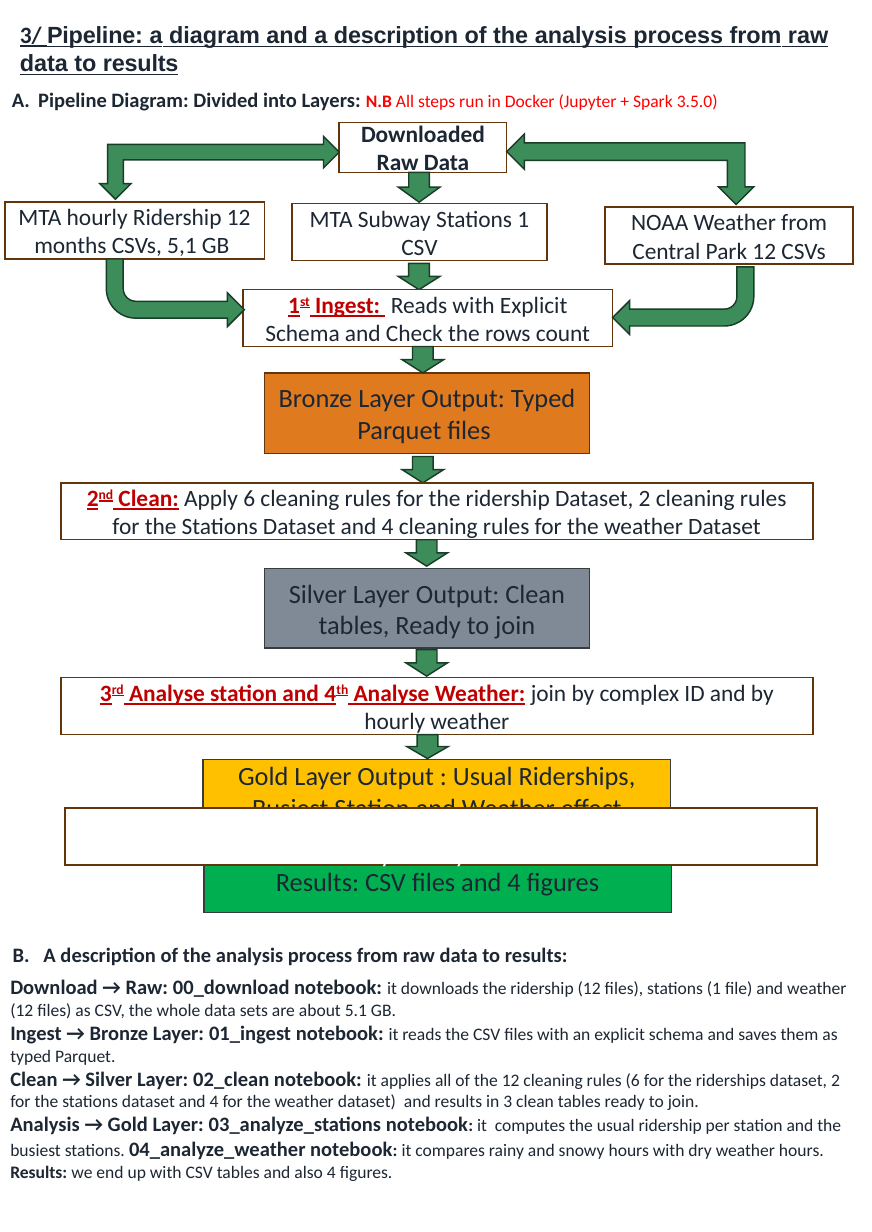
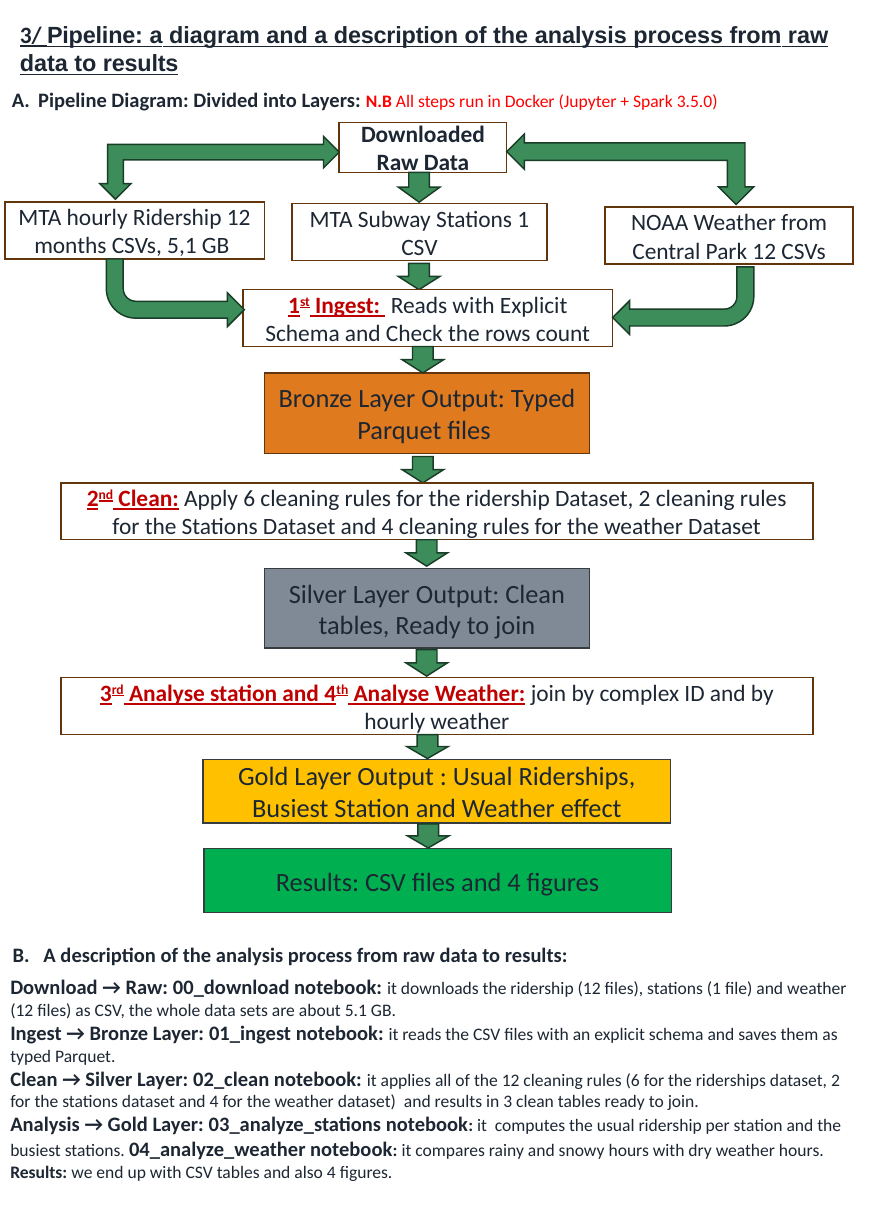
Before and after one commit to oussama-sbaa1/DPA_Project_NYC_SUBWAY, a slide deck: slide 2 of report/NYC_Subway_Part1_Delivrable_Report_V2.pptx. Drawn at 872x1232 pixels with LibreOffice and Linux fonts; fonts in the diff are those of the drawing. Boxes give left, top, right and bottom in pixels: in the first picture for what was removed or moved away, otherwise in the second. Text is boxed around its words. In the diff, an @@ line names an element or a change of style, - is before the commit and + after.

```diff
--- a/report/NYC_Subway_Part1_Delivrable_Report_V2.pptx
+++ b/report/NYC_Subway_Part1_Delivrable_Report_V2.pptx
@@ rectangle removed at (65, 809, 817, 866) @@
-3rd Analyse station and 4th Analyse Weather: join by complex ID and by hourly weather
@@ down arrow added at (408, 825, 449, 849), fill #3C8D5A, outline #1A3E27 1 pt @@
```
Also in this commit, not shown: 2 other slides changed.
